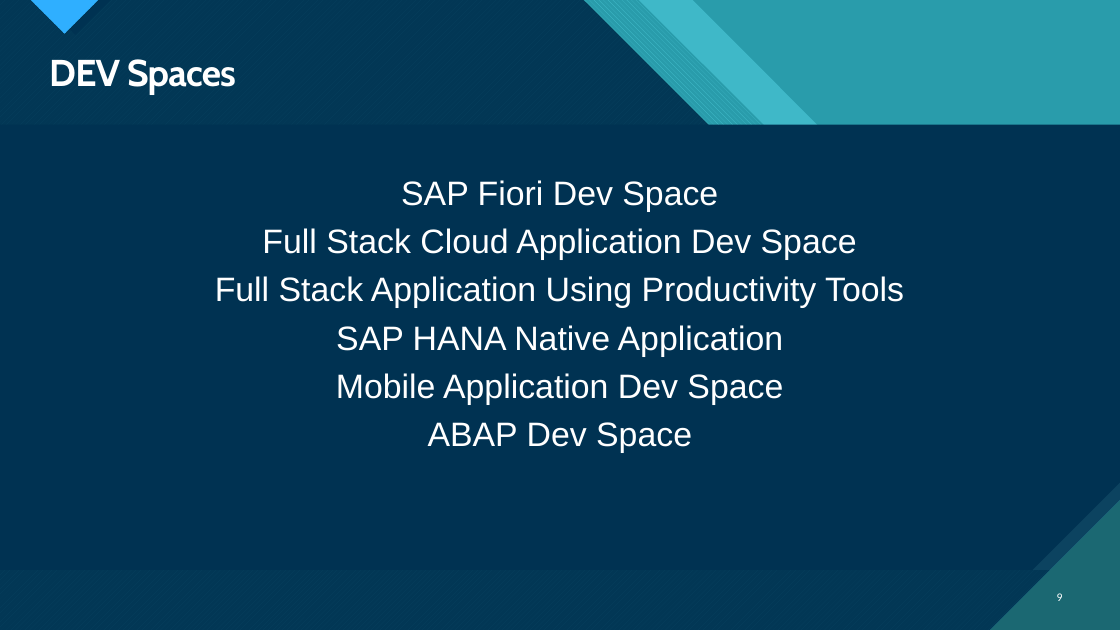
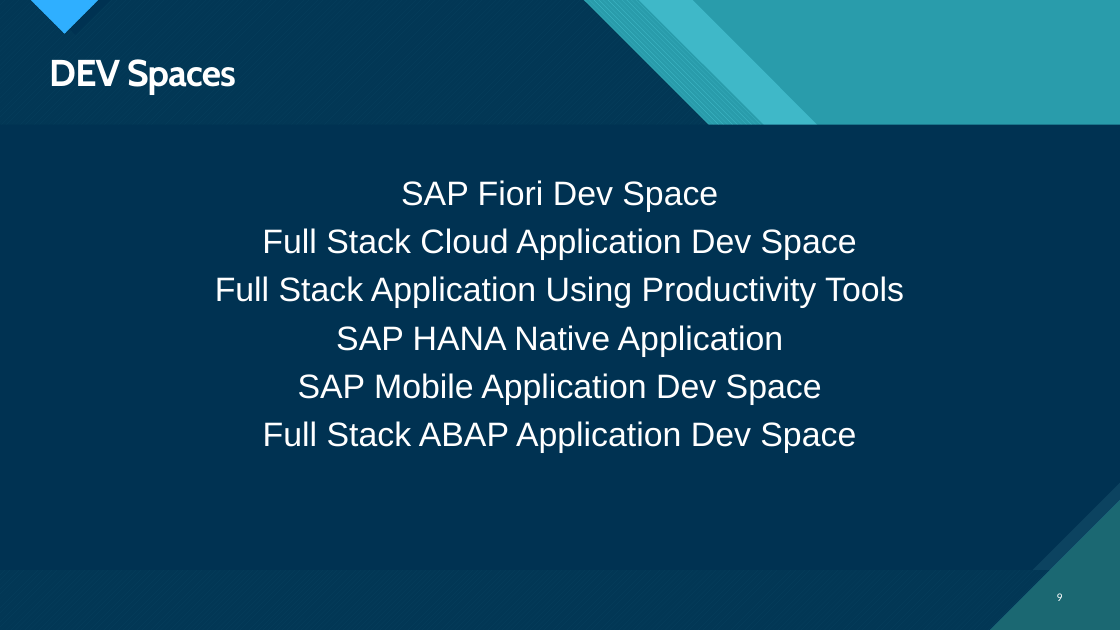
Before and after one commit to Swapnil-Garg16/test, a slide deck: slide 9 of SAP CAPM Overview.pptx. Drawn at 1120x630 pixels with LibreOffice and Linux fonts; fonts in the diff are those of the drawing. Boxes give left, top, right and bottom in pixels: in the first picture for what was removed or moved away, otherwise in the second. Text is boxed around its words. In the diff, an @@ line names an element or a change of style, - is before the commit and + after.

```diff
--- a/SAP CAPM Overview.pptx
+++ b/SAP CAPM Overview.pptx
@@ text at box(263, 373, 856, 453): text changed @@
-Mobile Application Dev Space
-ABAP Dev Space
+SAP Mobile Application Dev Space
+Full Stack ABAP Application Dev Space
```
Also in this commit, not shown: 6 slides added.
